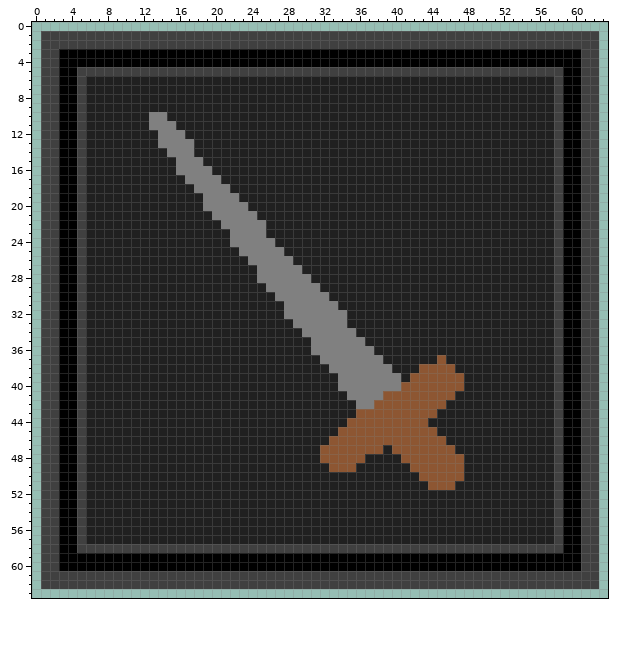
Edited in one commit: pixel-art sprite (vidya.gmx/sprites/images/spr_loadout_0.png). The first picture shows the starting point.
The file is 64x64 pixels.
The same view after the edit:
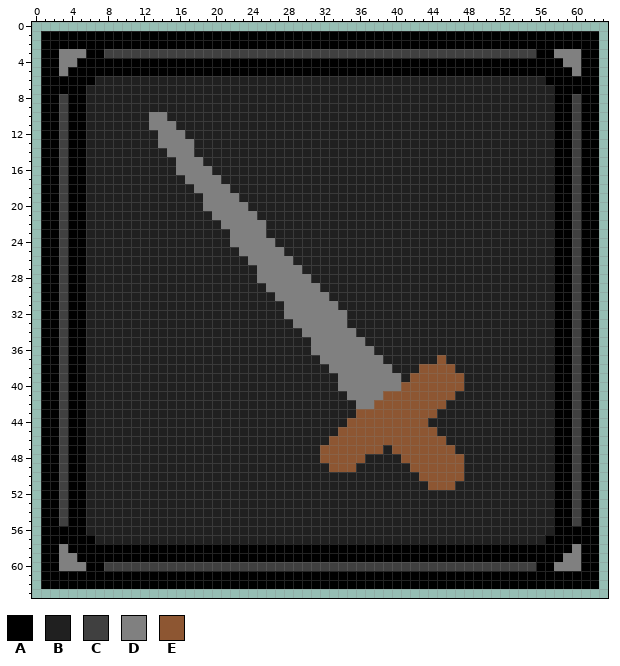
Palette (. is transparent): A #000000  B #202020  C #404040  D #808080  E #8d5632
Difference:
Colour A replaces colour B in row 6 at x 6 and 57; in row 57 at x 6 and 57.
Colour A replaces colour C in rows 1 to 2 at x 1 to 62; in rows 3 to 4 at x 1 to 2 and 61 to 62; in row 5 at x 1 to 2, 5 to 58 and 61 to 62; in rows 6 to 57 at x 1 to 2, 5, 58 and 61 to 62; in row 58 at x 1 to 2, 5 to 58 and 61 to 62; in rows 59 to 60 at x 1 to 2 and 61 to 62.
Colour A replaces colour C in rows 61 to 62 at x 1 to 62.
Colour C replaces colour A in row 3 at x 8 to 55; in rows 8 to 55 at x 3 and 60; in row 60 at x 8 to 55.
Colour D replaces colour A in row 3 at x 3 to 5 and 58 to 60; in row 4 at x 3 to 4 and 59 to 60; in row 5 at x 3 and 60; in row 58 at x 3 and 60; in row 59 at x 3 to 4 and 59 to 60; in row 60 at x 3 to 5 and 58 to 60.
